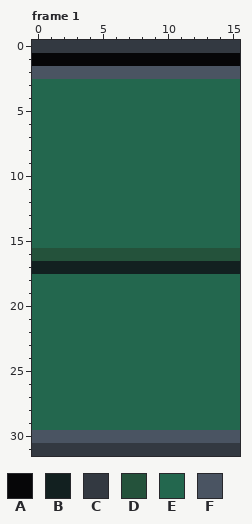
Pixel-art file -- Assets/wall_tiles.aseprite. The first picture shows the starting point.
16x32 pixels, 6 frames. Shown: frame 1.
Palette (. is transparent): A #060608  B #122020  C #333941  D #24523b  E #23674e  F #4a5462
Pixels before, frame 1, first column x 0:
 0 CCCCCCCCCCCCCCCC
 1 AAAAAAAAAAAAAAAA
 2 FFFFFFFFFFFFFFFF
 3 EEEEEEEEEEEEEEEE
 4 EEEEEEEEEEEEEEEE
 5 EEEEEEEEEEEEEEEE
 6 EEEEEEEEEEEEEEEE
 7 EEEEEEEEEEEEEEEE
 8 EEEEEEEEEEEEEEEE
 9 EEEEEEEEEEEEEEEE
10 EEEEEEEEEEEEEEEE
11 EEEEEEEEEEEEEEEE
12 EEEEEEEEEEEEEEEE
13 EEEEEEEEEEEEEEEE
14 EEEEEEEEEEEEEEEE
15 EEEEEEEEEEEEEEEE
16 DDDDDDDDDDDDDDDD
17 BBBBBBBBBBBBBBBB
18 EEEEEEEEEEEEEEEE
19 EEEEEEEEEEEEEEEE
20 EEEEEEEEEEEEEEEE
21 EEEEEEEEEEEEEEEE
22 EEEEEEEEEEEEEEEE
23 EEEEEEEEEEEEEEEE
24 EEEEEEEEEEEEEEEE
25 EEEEEEEEEEEEEEEE
26 EEEEEEEEEEEEEEEE
27 EEEEEEEEEEEEEEEE
28 EEEEEEEEEEEEEEEE
29 EEEEEEEEEEEEEEEE
30 FFFFFFFFFFFFFFFF
31 CCCCCCCCCCCCCCCC
The same view after the edit:
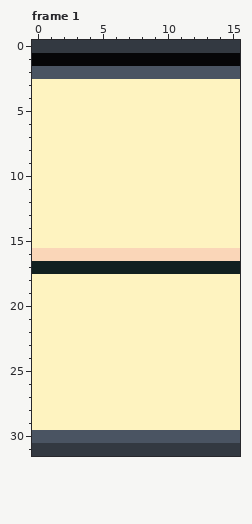
Change:
{"colour":"D","old":"#24523b","new":"#fad6b8"}
{"colour":"E","old":"#23674e","new":"#fef3c0"}
{"label":"changed","picture_box":[32,79,240,430]}
